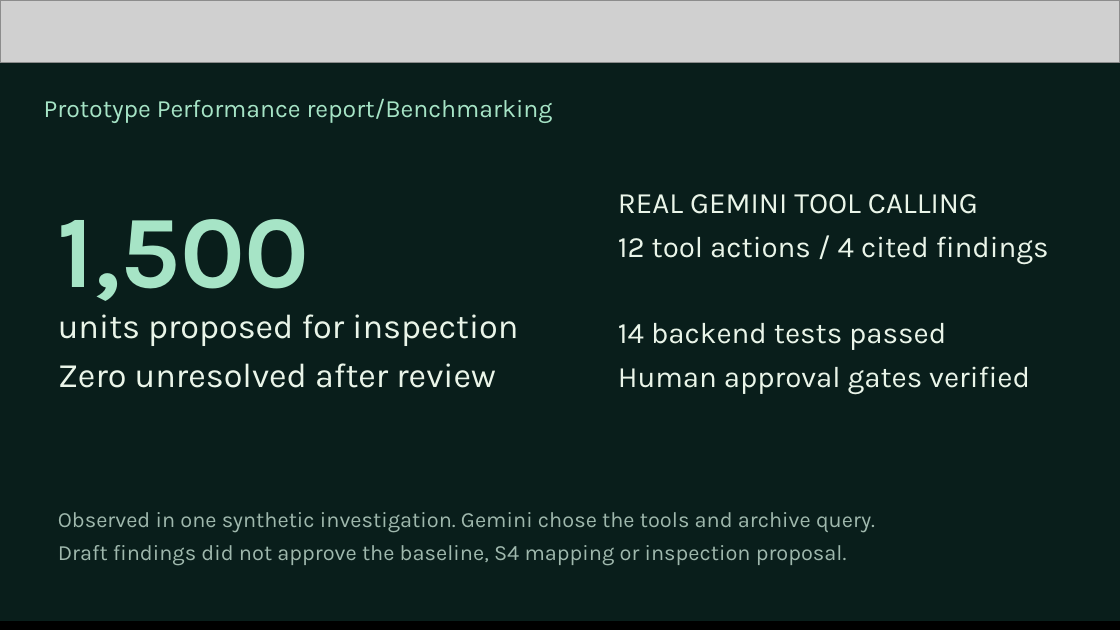
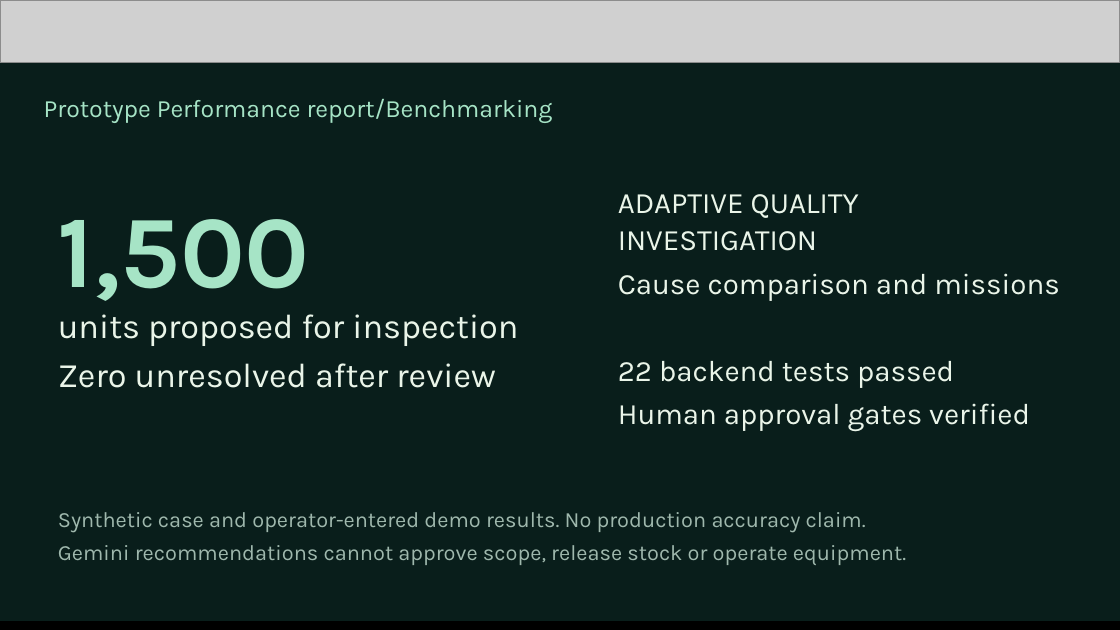
Before and after one commit to mk-tdev/BatchLens, a slide deck: slide 11 of docs/submission/BatchLens-Pitch-Review.pptx. Drawn at 1120x630 pixels with LibreOffice and Linux fonts; fonts in the diff are those of the drawing; grey boxes stand for pictures. Boxes give left, top, right and bottom in pixels: in the first picture for what was removed or moved away, otherwise in the second. Text is boxed around its words. In the diff, an @@ line names an element or a change of style, - is before the commit and + after.

Commit message:
Update pitch deck export for adaptive Gemini factory demo

```diff
--- a/docs/submission/BatchLens-Pitch-Review.pptx
+++ b/docs/submission/BatchLens-Pitch-Review.pptx
@@ text at (618, 194, 1060, 388): text changed @@
-REAL GEMINI TOOL CALLING
-12 tool actions / 4 cited findings
-14 backend tests passed
+ADAPTIVE QUALITY INVESTIGATION
+Cause comparison and missions
+22 backend tests passed
@@ text at (58, 512, 906, 565): text changed @@
-Observed in one synthetic investigation. Gemini chose the tools and archive query.
-Draft findings did not approve the baseline, S4 mapping or inspection proposal.
+Synthetic case and operator-entered demo results. No production accuracy claim.
+Gemini recommendations cannot approve scope, release stock or operate equipment.
```
Also in this commit, not shown: 10 other slides changed, 2 other files.
